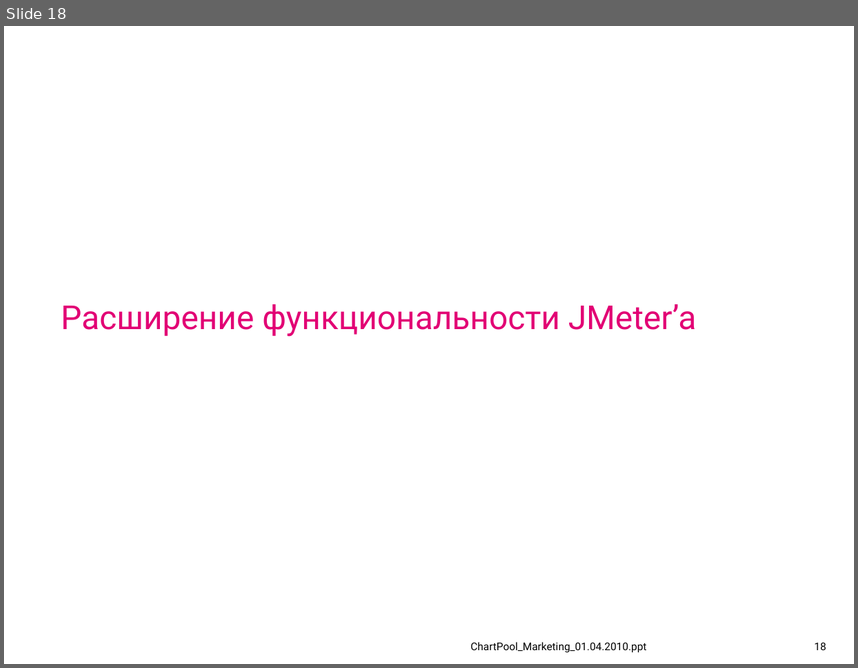
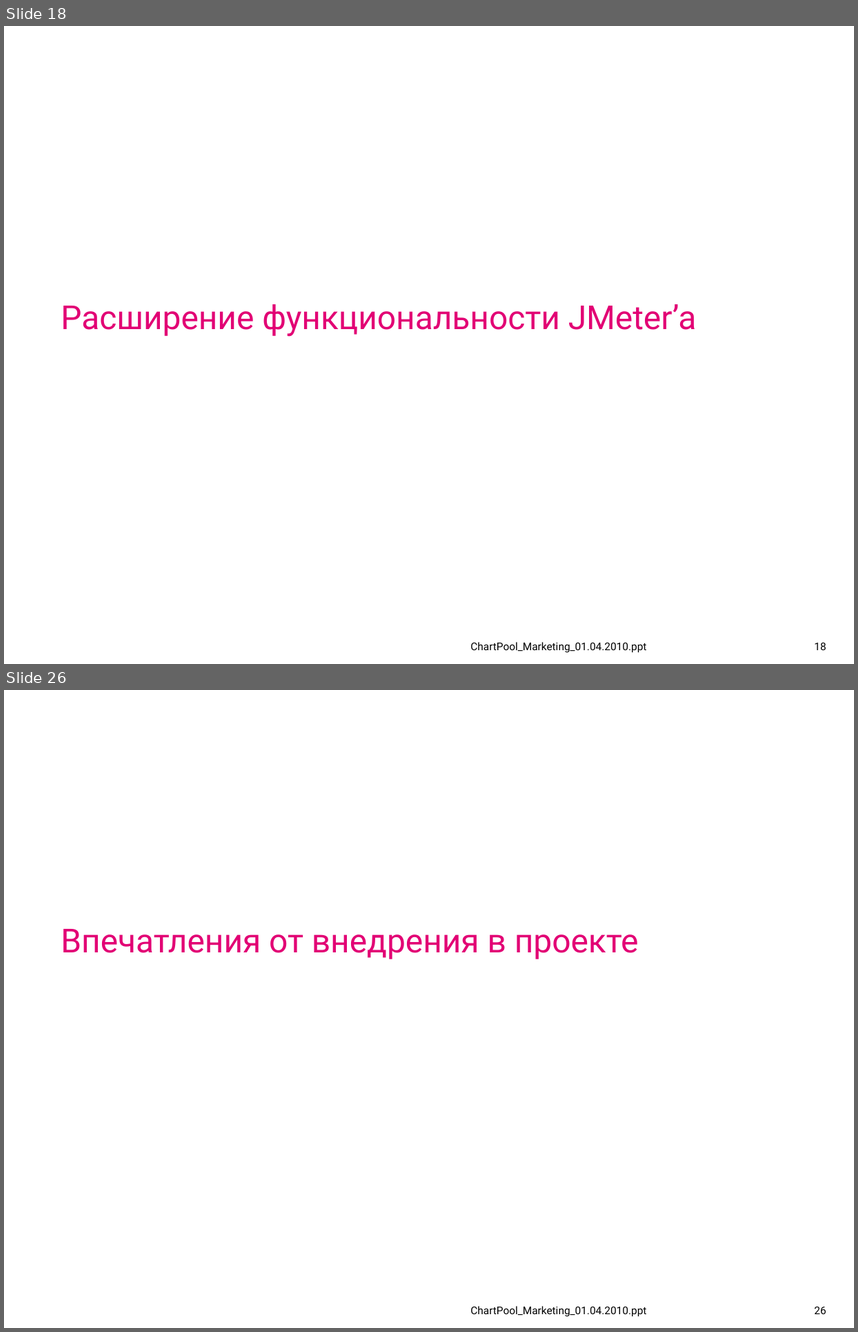
Before and after one commit to IvanCS/JMeterAvtoTestingDemo, a slide deck: documents/presentation.ppt. Shown one above the other, each under a label of ours: slide 18 before the commit, slides 18 and 26 after it; the slides between them are not shown. The pictures are 858x668 and 858x1332 pixels, drawn with LibreOffice and Linux fonts; fonts in the diff are those of the drawing; background and template pictures are left out. Boxes give left, top, right and bottom in pixels: in the first picture for what was removed or moved away, otherwise in the second. Text is boxed around its words. In the diff, an @@ line names an element or a change of style, - is before the commit and + after.

```diff
--- a/documents/presentation.ppt
+++ b/documents/presentation.ppt
@@ slide 26 added at [4, 690, 854, 1328], background #FFFFFF @@
@@ title added at [61, 929, 639, 959], 28 pt, text #E20074 @@
+Впечатления от внедрения в проекте
@@ text added at [470, 1305, 646, 1317], 9 pt, text #000000 @@
+ChartPool_Marketing_01.04.2010.ppt
@@ page number added at [814, 1306, 826, 1314], 9 pt, text #000000 @@
+26
```
Also in this commit, not shown: 7 other slides added.
